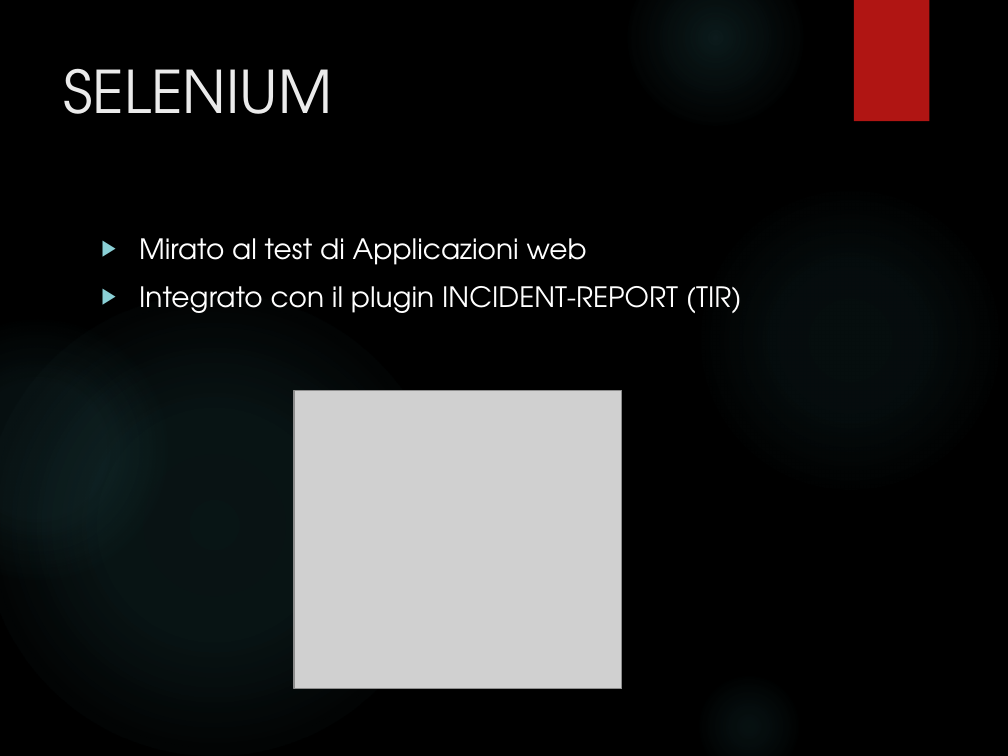
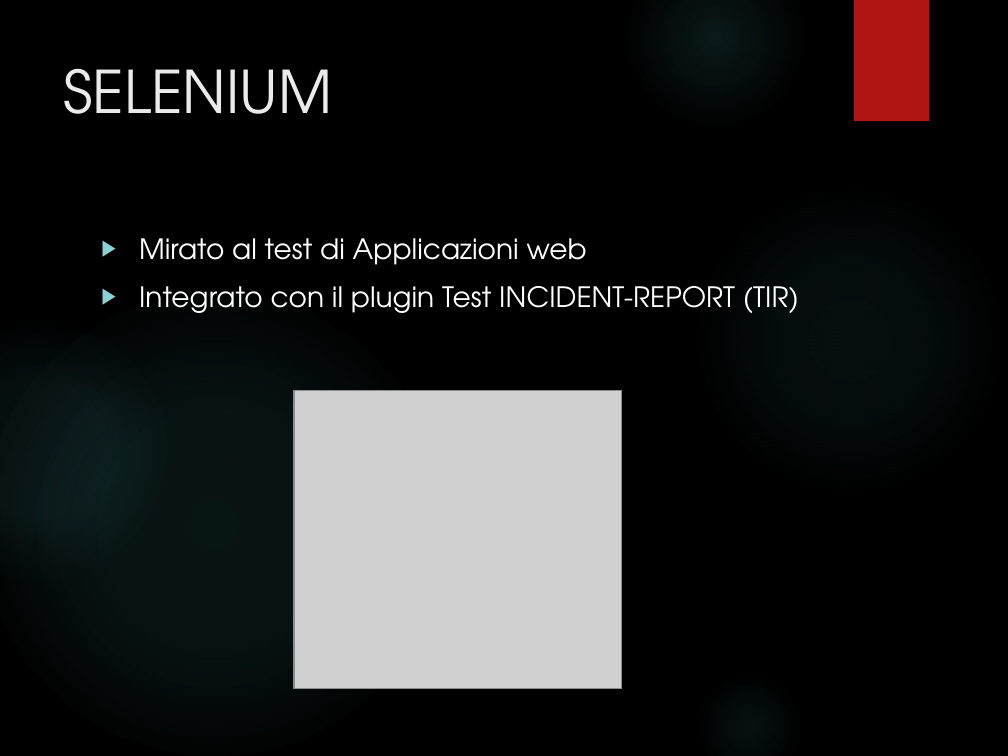
Before and after one commit to annafe/vviser-unisa, a slide deck: slide 14 of wiki/presentazione/APPROCCIO AL TESTING.pptx. Drawn at 1008x756 pixels with LibreOffice and Linux fonts; fonts in the diff are those of the drawing; grey boxes stand for pictures; background and template pictures are left out. Boxes give left, top, right and bottom in pixels: in the first picture for what was removed or moved away, otherwise in the second. Text is boxed around its words. In the diff, an @@ line names an element or a change of style, - is before the commit and + after.

```diff
--- a/wiki/presentazione/APPROCCIO AL TESTING.pptx
+++ b/wiki/presentazione/APPROCCIO AL TESTING.pptx
@@ text at box(139, 286, 799, 313): text changed @@
-▶ Integrato con il plugin INCIDENT-REPORT (TIR)
+▶ Integrato con il plugin Test INCIDENT-REPORT (TIR)
```
Also in this commit, not shown: 1 other slide changed.
